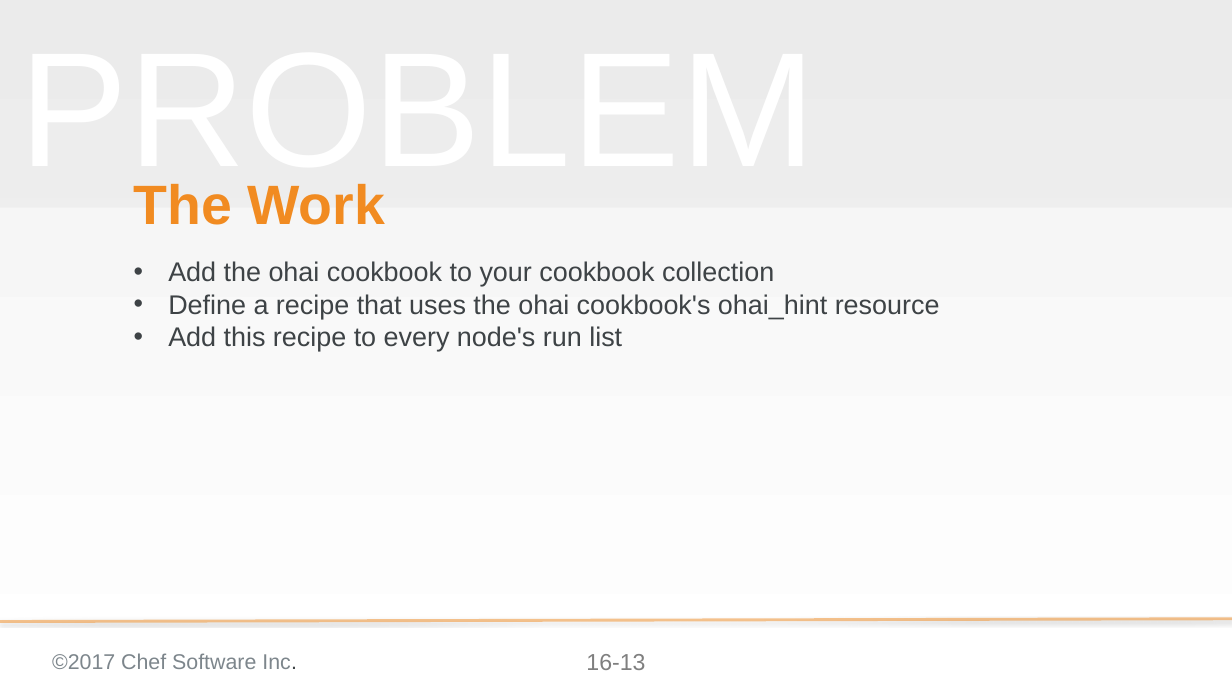
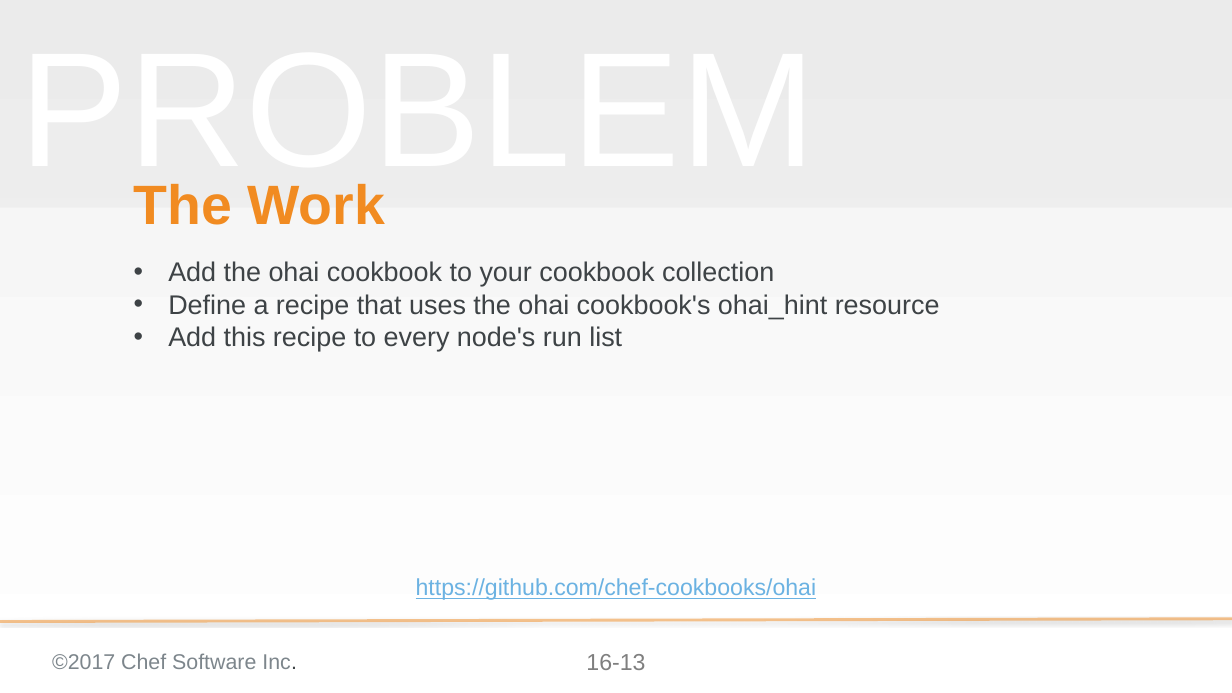
Before and after one commit to ericheiser/chef-intermediate, a slide deck: slide 13 of 16-tuning_ohai.pptx. Drawn at 1232x693 pixels with LibreOffice and Linux fonts; fonts in the diff are those of the drawing; background and template pictures are left out. Boxes give left, top, right and bottom in pixels: in the first picture for what was removed or moved away, otherwise in the second. Text is boxed around its words. In the diff, an @@ line names an element or a change of style, - is before the commit and + after.

Commit message:
added link to 16.6, added link to 16.13, corrected screenshots, added link for whitelisting attributes and removed deprecated cookbook link

```diff
--- a/16-tuning_ohai.pptx
+++ b/16-tuning_ohai.pptx
@@ text added at (416,578,817,600), 24 pt, text #6BB2E2, underline @@
+https://github.com/chef-cookbooks/ohai
```
Also in this commit, not shown: 7 other slides changed, 1 slide added.
